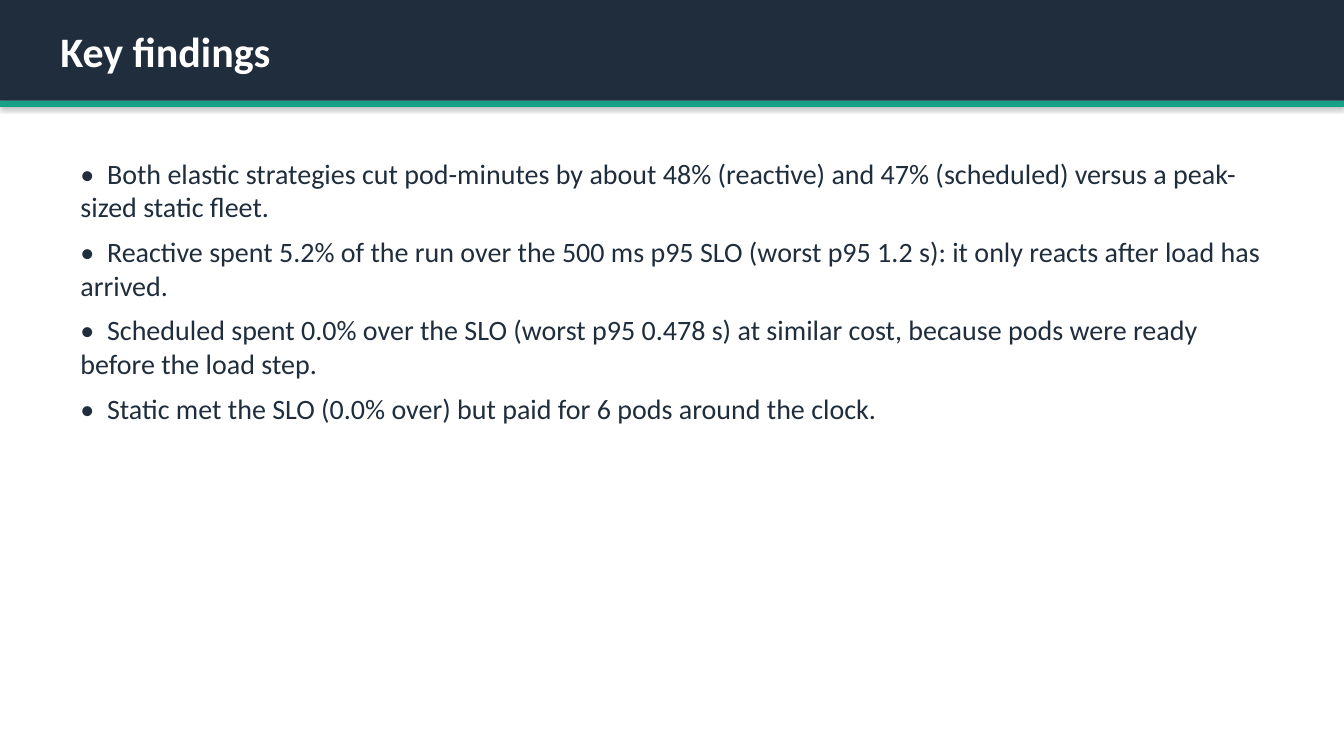
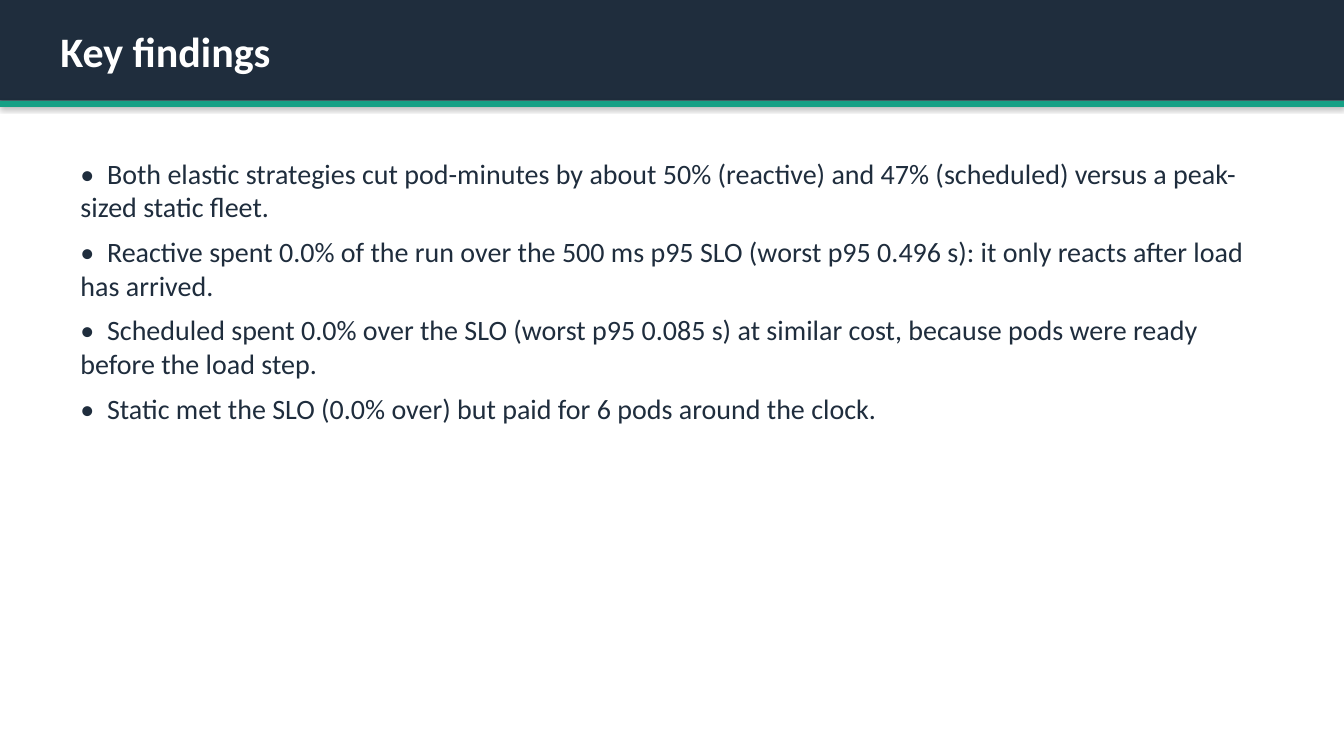
Before and after one commit to RishabhRaushan/predictive-autoscaling, a slide deck: slide 11 of docs/predictive-autoscaling.pptx. Drawn at 1344x756 pixels with LibreOffice and Linux fonts; fonts in the diff are those of the drawing. Boxes give left, top, right and bottom in pixels: in the first picture for what was removed or moved away, otherwise in the second. Text is boxed around its words. In the diff, an @@ line names an element or a change of style, - is before the commit and + after.

```diff
--- a/docs/predictive-autoscaling.pptx
+++ b/docs/predictive-autoscaling.pptx
@@ text at <box>80,163,1242,379</box>: text changed @@
-• Both elastic strategies cut pod-minutes by about 48% (reactive) and 47% (scheduled) versus a peak-sized static fleet.
-• Reactive spent 5.2% of the run over the 500 ms p95 SLO (worst p95 1.2 s): it only reacts after load has arrived.
-• Scheduled spent 0.0% over the SLO (worst p95 0.478 s) at similar cost, because pods were ready before the load step.
+• Both elastic strategies cut pod-minutes by about 50% (reactive) and 47% (scheduled) versus a peak-sized static fleet.
+• Reactive spent 0.0% of the run over the 500 ms p95 SLO (worst p95 0.496 s): it only reacts after load has arrived.
+• Scheduled spent 0.0% over the SLO (worst p95 0.085 s) at similar cost, because pods were ready before the load step.
```
Also in this commit, not shown: 2 other slides changed, 21 other files.
